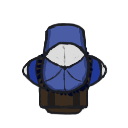
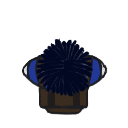
Comparing the layer stacks of the two 128 × 128 images. Changes:
removed layer "HatLine" over [left=40, top=23, right=91, bottom=94]
removed layer "HatColor" over [left=40, top=23, right=91, bottom=94]
added group "Player" with 4 layers above "Reference" over [left=40, top=23, right=91, bottom=94]
moved "PlayerHair" into group "Player" over [left=40, top=23, right=91, bottom=94]
moved "PlayerHairUnder" into group "Player" over [left=40, top=23, right=91, bottom=94]
moved "PlayerLines" into group "Player" over [left=40, top=23, right=91, bottom=94]
moved "PlayerColor" into group "Player" over [left=40, top=23, right=91, bottom=94]
